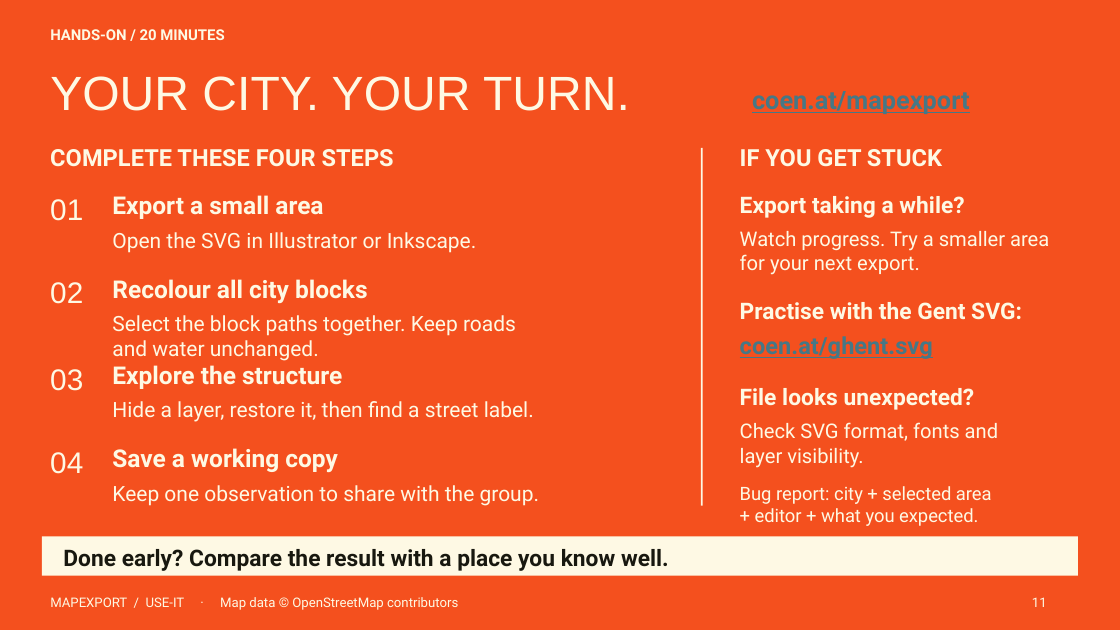
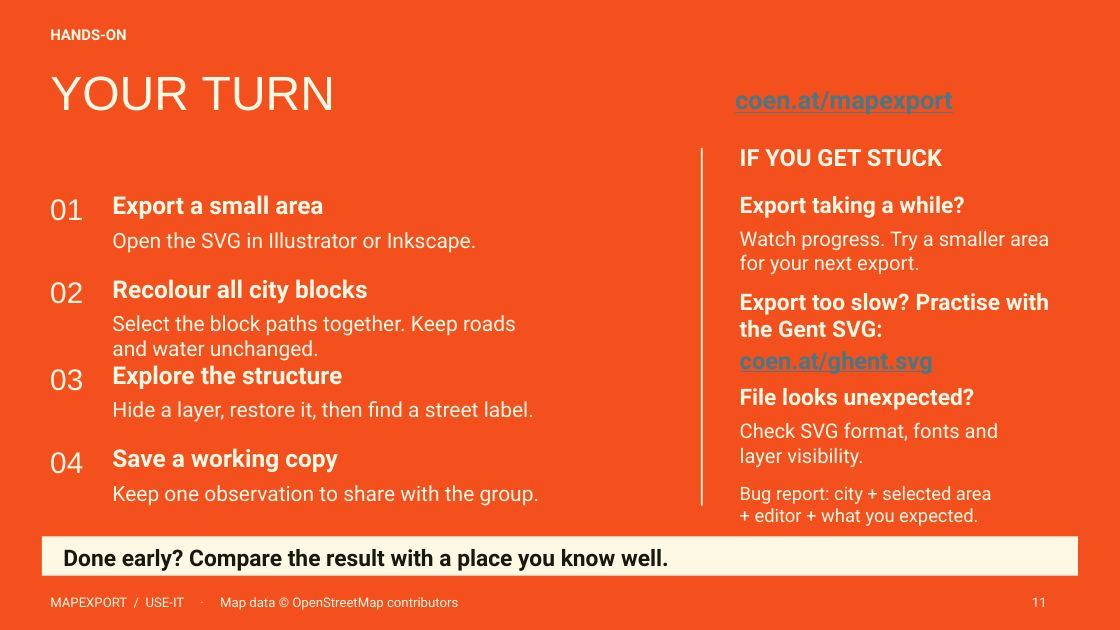
Before and after one commit to shifthappens/MapExport, a slide deck: slide 10 of presentations/mapexport-workshop-merged.pptx (slide 11 before the commit). Drawn at 1120x630 pixels with LibreOffice and Linux fonts; fonts in the diff are those of the drawing. Boxes give left, top, right and bottom in pixels: in the first picture for what was removed or moved away, otherwise in the second. Text is boxed around its words. In the diff, an @@ line names an element or a change of style, - is before the commit and + after.

Commit message:
docs: update MapExport workshop presentations

```diff
--- a/presentations/mapexport-workshop-merged.pptx
+++ b/presentations/mapexport-workshop-merged.pptx
@@ text at box(50, 29, 126, 40): text changed @@
-HANDS-ON / 20 MINUTES
+HANDS-ON
@@ text at box(50, 76, 335, 111): text changed @@
-YOUR CITY. YOUR TURN.
+YOUR TURN
@@ text "coen.at/mapexport": place and size @@
-text "coen.at/mapexport" at box(752, 91, 970, 114)
+text "coen.at/mapexport" at box(735, 91, 953, 114)
@@ text removed at box(50, 149, 394, 167) @@
-COMPLETE THESE FOUR STEPS
@@ text at box(740, 293, 1049, 337): text changed @@
-Practise with the Gent SVG:
+Export too slow? Practise with the Gent SVG:
@@ text "coen.at/ghent.svg": place and size @@
-text "coen.at/ghent.svg" at box(740, 336, 933, 359)
+text "coen.at/ghent.svg" at box(740, 351, 933, 374)
```
Also in this commit, not shown: 2 other slides changed, 1 slide removed, 1 other file.
